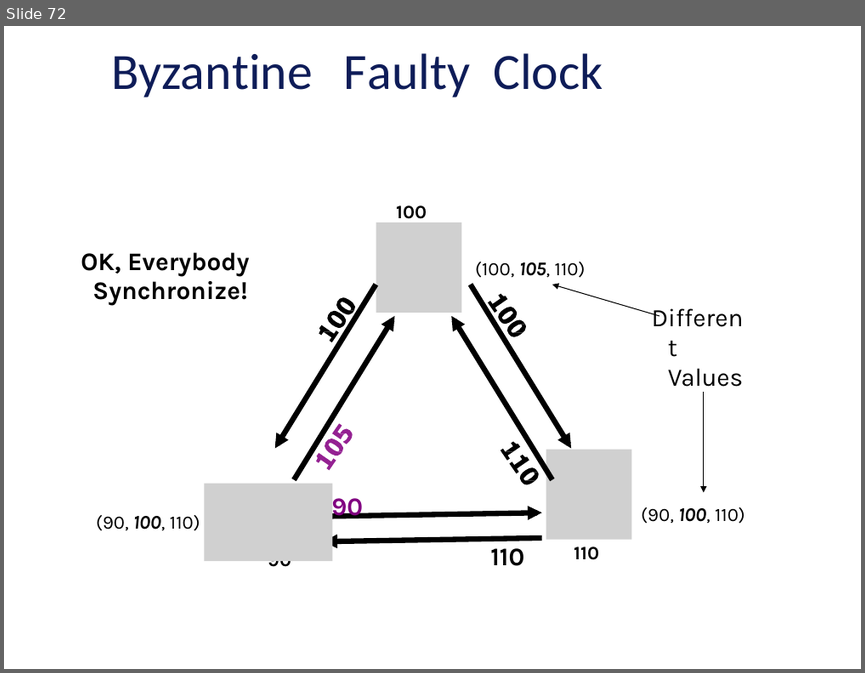
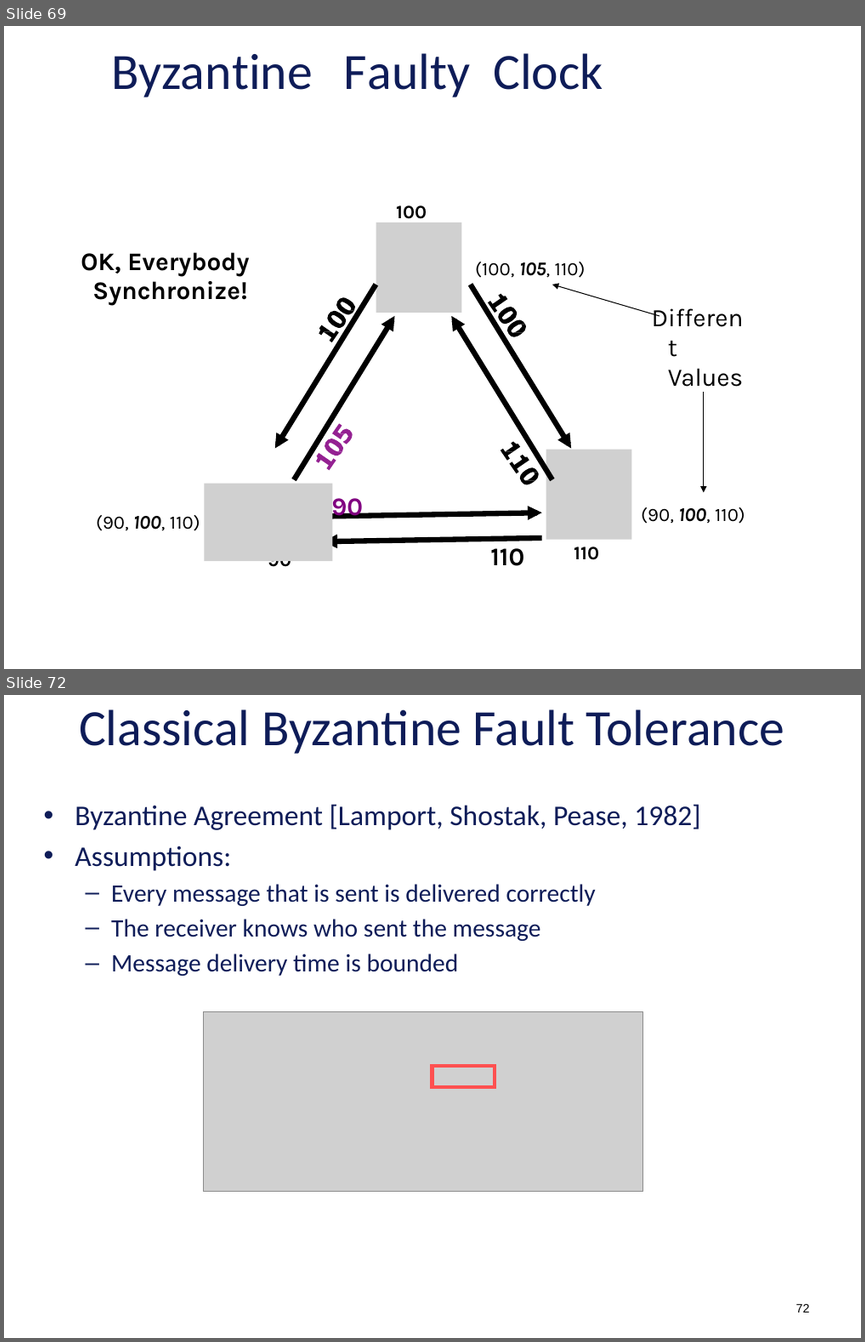
Before and after one commit to vu-resilient-distributed-systems/lectures-fall-2019, a slide deck: Module-5-AvoidingFailures/04_00_SoftwareFaultTolerance.pptx. Shown one above the other, each under a label of ours: slide 72 before the commit, slides 69 and 72 after it; the slides between them are not shown. The pictures are 865x673 and 865x1342 pixels, drawn with LibreOffice and Linux fonts; fonts in the diff are those of the drawing; grey boxes stand for pictures; background and template pictures are left out. Boxes give left, top, right and bottom in pixels: in the first picture for what was removed or moved away, otherwise in the second. Text is boxed around its words. In the diff, an @@ line names an element or a change of style, - is before the commit and + after.

```diff
--- a/Module-5-AvoidingFailures/04_00_SoftwareFaultTolerance.pptx
+++ b/Module-5-AvoidingFailures/04_00_SoftwareFaultTolerance.pptx
@@ slide 72 added at (4,695,861,1338), background picture (left out) @@
@@ title added at (79,709,784,754), 42.7 pt, text #0E1C58 @@
+Classical Byzantine Fault Tolerance
@@ text added at (75,804,700,975), 21.1 pt, text #0E1C58 @@
+• Byzantine Agreement [Lamport, Shostak, Pease, 1982]
+• Assumptions:
+  – Every message that is sent is delivered correctly
+  – The receiver knows who sent the message
+  – Message delivery time is bounded
@@ picture added at (203,1011,642,1191) @@
@@ rectangle added at (432,1066,495,1088), outline #FF5050 3 pt @@
@@ page number added at (796,1304,810,1312), 10.2 pt, text #000000 @@
+72
@@ what was slide 72 is now slide 69 @@
```
Also in this commit, not shown: 2 slides changed, 41 other slides added, 3 slides removed, 2 other files.
